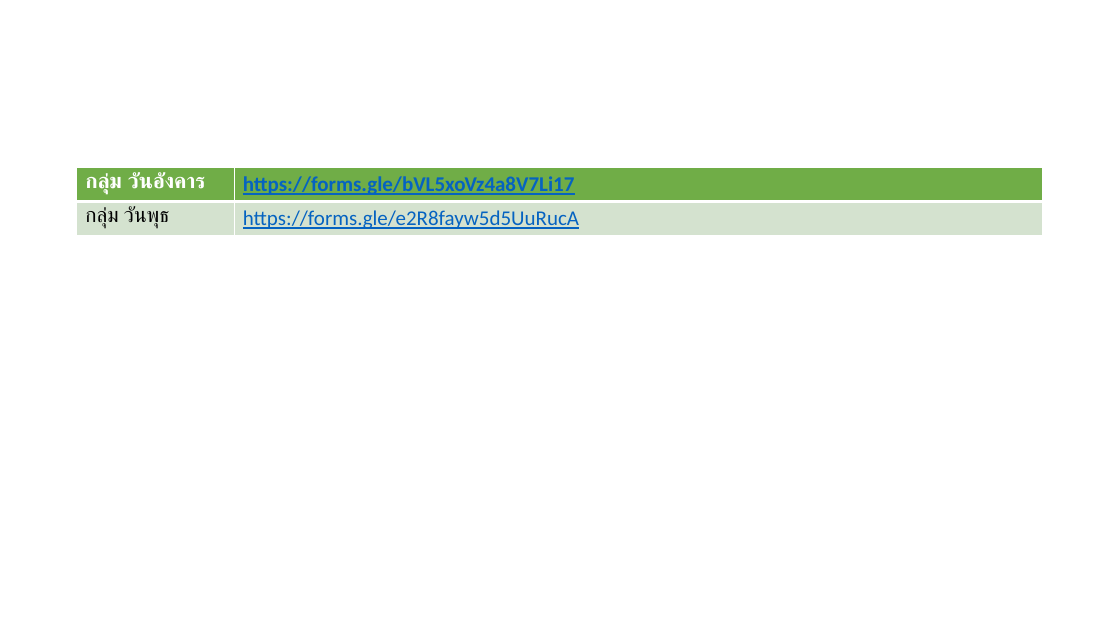
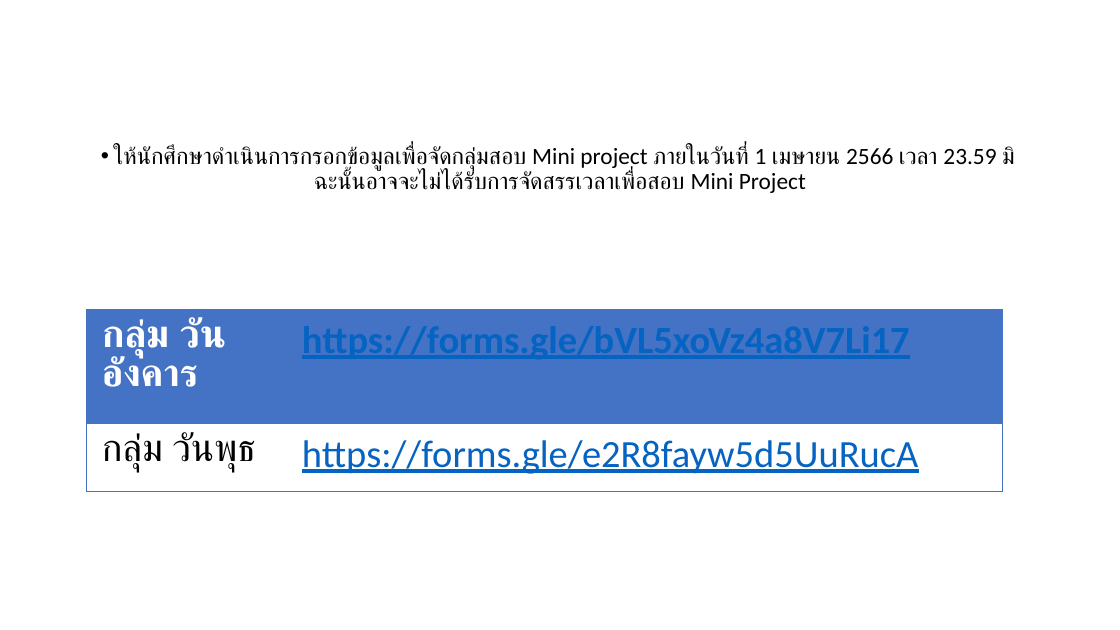
Before and after one commit to Tuchsanai/SOFTWARE-DEVELOPMENT-TOOLS-AND-ENVIRONMENTS, a slide deck: slide 4 of Week10/Mini_project.pptx. Drawn at 1120x630 pixels with LibreOffice and Linux fonts; fonts in the diff are those of the drawing. Boxes give left, top, right and bottom in pixels: in the first picture for what was removed or moved away, otherwise in the second. Text is boxed around its words. In the diff, an @@ line names an element or a change of style, - is before the commit and + after.

```diff
--- a/Week10/Mini_project.pptx
+++ b/Week10/Mini_project.pptx
@@ text added at (113, 145, 1015, 193), 20 pt, text #000000 @@
+• ให้นักศึกษาดำเนินการกรอกข้อมูลเพื่อจัดกลุ่มสอบ Mini project ภายในวันที่ 1 เมษายน 2566 เวลา 23.59 มิฉะนั้นอาจจะไม่ได้รับการจัดสรรเวลาเพื่อสอบ Mini Project
@@ table at (87, 309, 1003, 491) @@
@@ fill #70AD47 to none in row 1 @@
@@ fill #D5E3CF to none in row 2 @@
@@ size 18 to 33 pt @@
@@ borders changed @@
@@ table: place and size @@
-table at (77, 168, 1044, 236)
+table at (87, 309, 1003, 491)
```
Also in this commit, not shown: 1 other slide changed, 1 other file.
